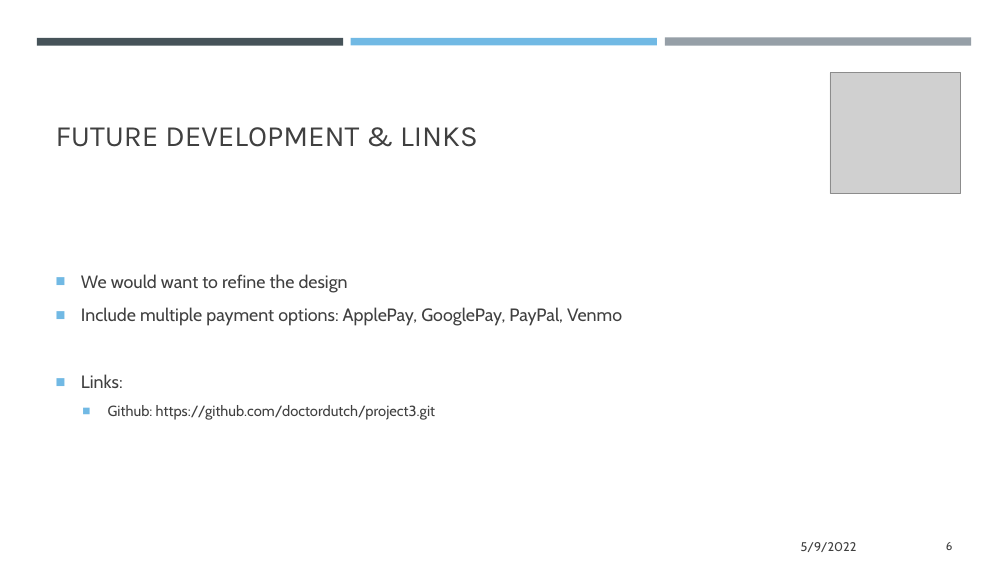
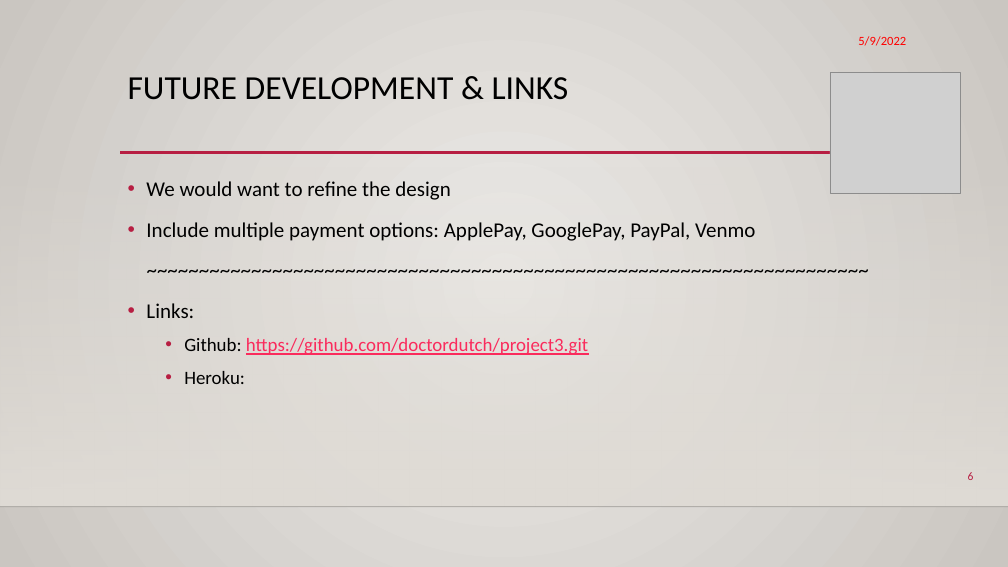
Before and after one commit to doctordutch/baddog, a slide deck: slide 6 of BDW presentation.pptx. Drawn at 1008x567 pixels with LibreOffice and Linux fonts; fonts in the diff are those of the drawing; grey boxes stand for pictures; background and template pictures are left out. Boxes give left, top, right and bottom in pixels: in the first picture for what was removed or moved away, otherwise in the second. Text is boxed around its words. In the diff, an @@ line names an element or a change of style, - is before the commit and + after.

```diff
--- a/BDW presentation.pptx
+++ b/BDW presentation.pptx
@@ background #FFFFFF to gradient #ECEAE7 to #CAC7C1 @@
@@ text "5/9/2022": place and size @@
-text "5/9/2022" at box(801, 542, 857, 552)
+text "5/9/2022" at box(858, 36, 906, 46)
@@ text "5/9/2022" at box(858, 36, 906, 46): font Cabin to Calibri, text colour #404040 to #FF0000 @@
@@ rectangle removed at box(37, 38, 343, 45) @@
@@ rectangle removed at box(351, 38, 657, 45) @@
@@ rectangle removed at box(665, 38, 971, 46) @@
@@ title "FUTURE DEVELOPMENT & LINKS": place and size @@
-title "FUTURE DEVELOPMENT & LINKS" at box(56, 127, 478, 147)
+title "FUTURE DEVELOPMENT & LINKS" at box(128, 77, 569, 100)
@@ title "FUTURE DEVELOPMENT & LINKS" at box(128, 77, 569, 100): size 28 to 32 pt, font Karla to Calibri, text colour #404040 to #000000; line spacing 1 to 0.9; vertical alignment bottom to top @@
@@ rectangle added at box(0, 167, 1008, 507), fill gradient #DFDBD5 @@
@@ text at box(146, 181, 755, 384): paragraph added @@
+~~~~~~~~~~~~~~~~~~~~~~~~~~~~~~~~~~~~~~~~~~~~~~~~~~~~~~~~~~~~~~~~~~~~~
@@ text "We would want to refine ...": place and size @@
-text "We would want to refine ..." at box(81, 274, 622, 420)
+text "We would want to refine ..." at box(146, 181, 755, 384)
@@ text "We would want to refine ..." at box(146, 181, 755, 384): vertical alignment middle to top @@
@@ line added from (120, 153) to (915, 153), #B71E42 2.5 pt @@
@@ text at box(146, 181, 755, 355): size 17 to 20 pt in "We would want to refine the design", "Include multiple payment options: ApplePay, GooglePay, PayPa ...", "Links:"; font Cabin to Calibri in "We would want to refine the design", "Include multiple payment options: ApplePay, GooglePay, PayPa ...", "Links:", "Github: https://github.com/doctordutch/project3.git"; text colour #404040 to #000000 in "We would want to refine the design", "Include multiple payment options: ApplePay, GooglePay, PayPa ...", "Links:", "Github:"; size 14 to 18 pt in "Github: https://github.com/doctordutch/project3.git"; text colour #404040 to #FA2B5C, underline on in "https://github.com/doctordutch/project3.git"; bullet ■ to •; line spacing 1.1 to 1.2; bullet colour #71B9E4 to #B71E42; line spacing 1 to 1.2; less space between paragraphs @@
@@ text at box(184, 371, 245, 384): paragraph added @@
+  • Heroku:
@@ page number: place and size @@
-page number at box(946, 542, 953, 550)
+page number at box(968, 472, 974, 480)
@@ page number at box(968, 472, 974, 480): font Cabin to Calibri, text colour #404040 to #B71E42; vertical alignment middle to top @@
@@ line added from (0, 507) to (1008, 507), #000001 1 pt @@
```
Also in this commit, not shown: 5 other slides changed, 1 slide removed, 2 other files.
